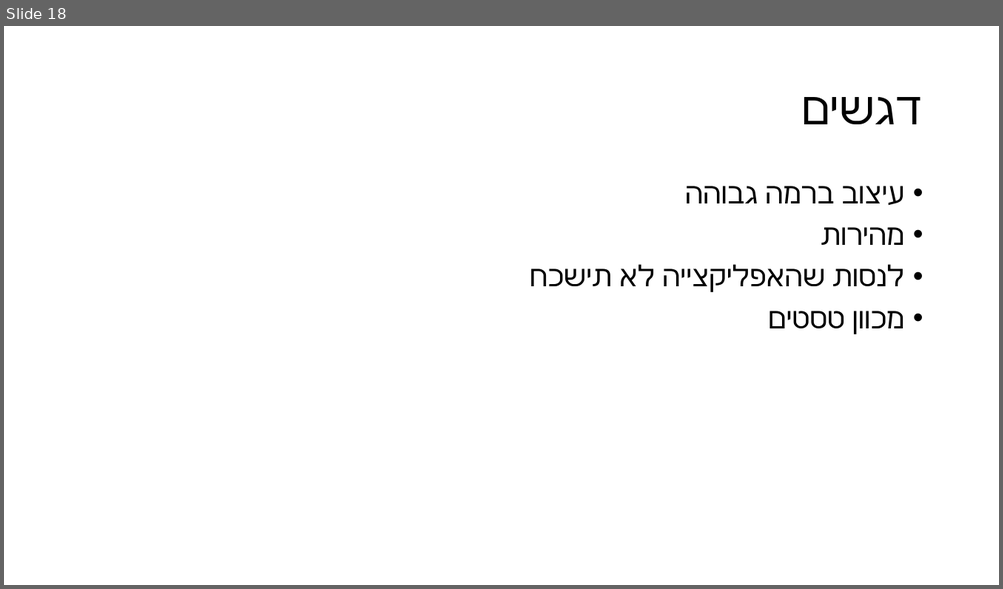
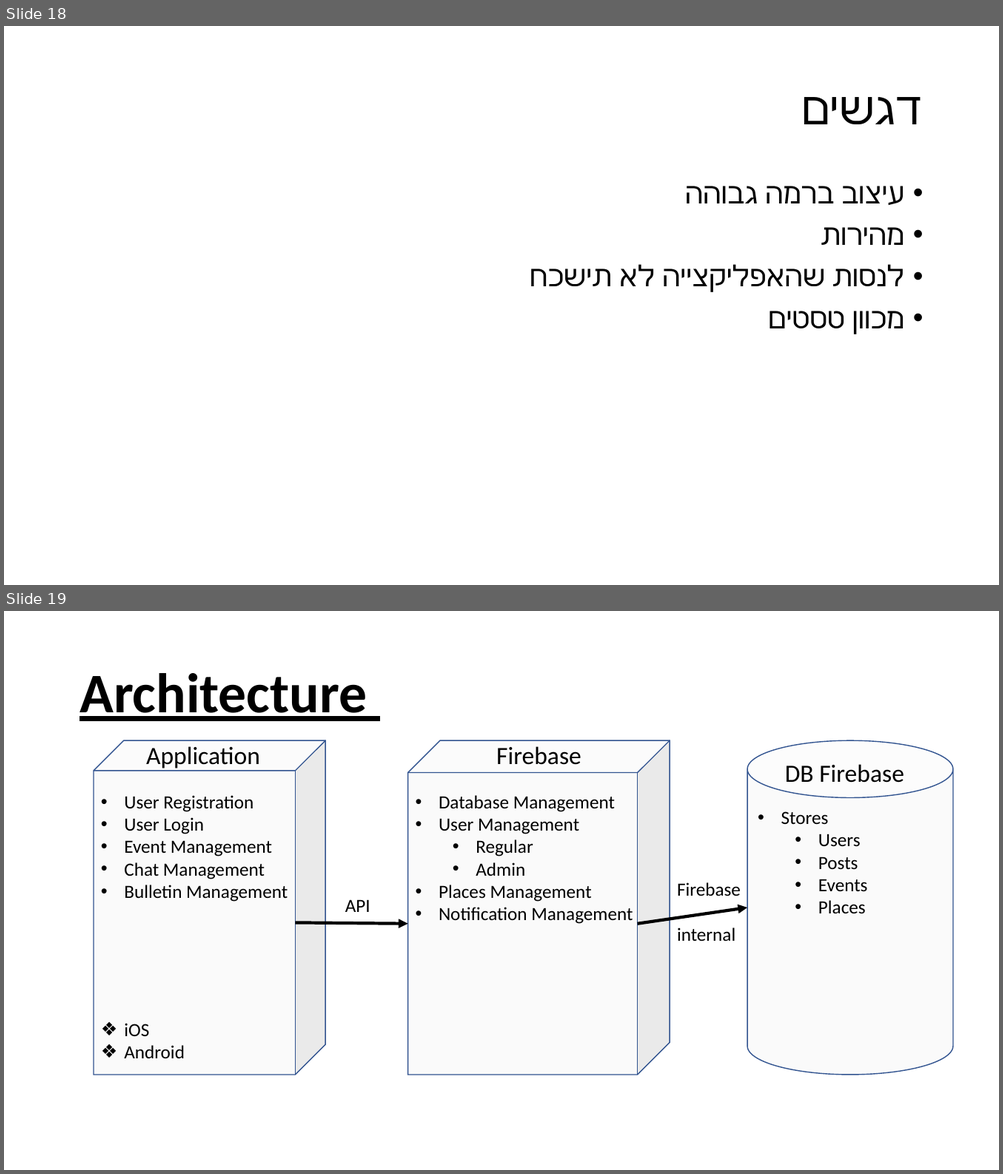
Before and after one commit to yanngan/YANA, a slide deck: YANA_SpecificationDocument_v3.pptx. Shown one above the other, each under a label of ours: slide 18 before the commit, slides 18 and 19 after it. The pictures are 1003x589 and 1003x1174 pixels, drawn with LibreOffice and Linux fonts; fonts in the diff are those of the drawing. Boxes give left, top, right and bottom in pixels: in the first picture for what was removed or moved away, otherwise in the second. Text is boxed around its words. In the diff, an @@ line names an element or a change of style, - is before the commit and + after.

Commit message:
Architecture png and inside pttx update

```diff
--- a/YANA_SpecificationDocument_v3.pptx
+++ b/YANA_SpecificationDocument_v3.pptx
@@ slide 19 added at bbox=[4, 611, 999, 1170], background #FFFFFF @@
@@ title added at bbox=[79, 673, 367, 721], 54 pt, text #000000, bold, underline @@
+Architecture
@@ cube added at bbox=[94, 741, 326, 1075], fill #F2F2F2 at 33% opacity, outline #325491 1 pt @@
@@ cube added at bbox=[407, 741, 669, 1075], fill #F2F2F2 at 33% opacity, outline #325491 1 pt @@
@@ cylinder added at bbox=[747, 741, 953, 1075], fill #F2F2F2 at 33% opacity, outline #325491 1 pt @@
@@ text added at bbox=[146, 746, 260, 769], 24 pt, text #000000 @@
+Application
@@ text added at bbox=[496, 746, 581, 765], 24 pt, text #000000 @@
+Firebase
@@ text added at bbox=[785, 764, 904, 783], 24 pt, text #000000 @@
+DB Firebase
@@ text added at bbox=[124, 795, 287, 902], 18 pt, text #000000 @@
+• User Registration
+• User Login
+• Event Management
+• Chat Management
+• Bulletin Management
@@ text added at bbox=[438, 795, 632, 924], 18 pt, text #000000 @@
+• Database Management
+• User Management
+  • Regular
+  • Admin
+• Places Management
+• Notification Management
@@ text added at bbox=[781, 812, 868, 914], 18 pt, text #000000 @@
+• Stores
+  • Users
+  • Posts
+  • Events
+  • Places
@@ text added at bbox=[677, 883, 740, 941], 18 pt, text #000000 @@
+Firebase
+internal
@@ text added at bbox=[345, 900, 370, 912], 18 pt, text #000000 @@
+API
@@ arrow added from (637, 923) to (747, 908), #000000 3 pt @@
@@ arrow added from (295, 923) to (407, 923), #000000 3 pt @@
@@ text added at bbox=[124, 1023, 185, 1059], 18 pt, text #000000 @@
+❖ iOS
+❖ Android
```
Also in this commit, not shown: 1 other file.
